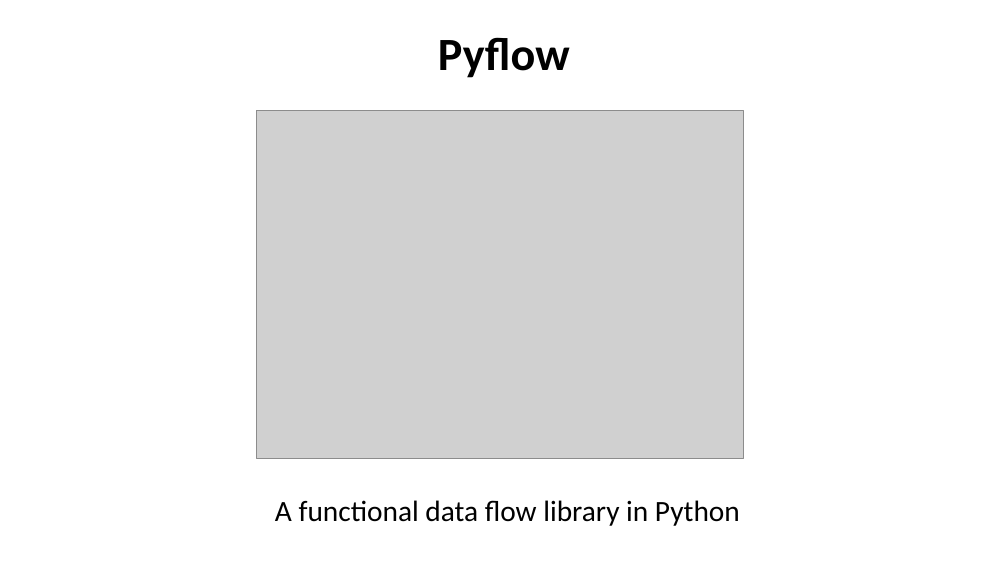
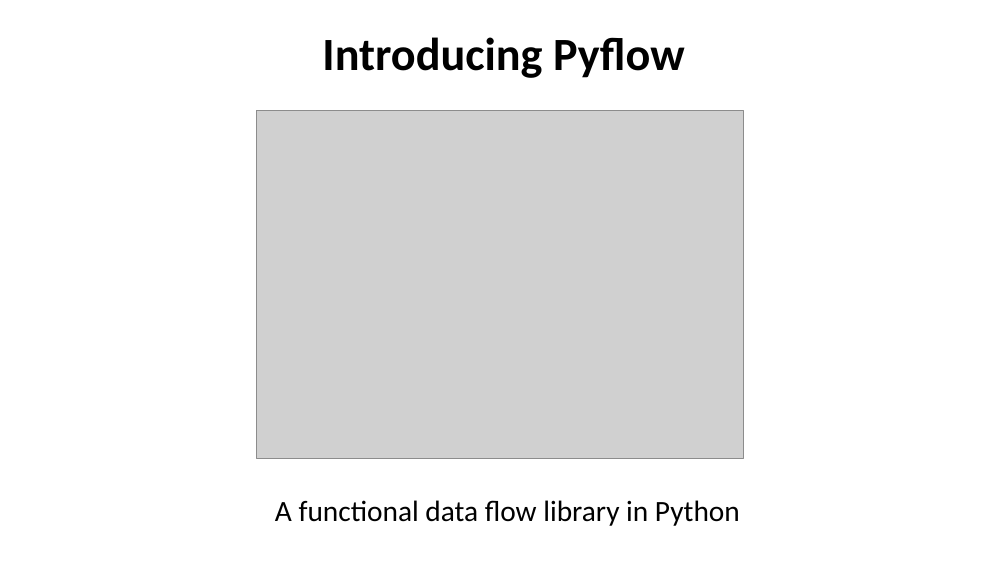
Before and after one commit to tengso/pyflow, a slide deck: slide 4 of flow/pyflow.ppt. Drawn at 1008x567 pixels with LibreOffice and Linux fonts; fonts in the diff are those of the drawing; grey boxes stand for pictures. Boxes give left, top, right and bottom in pixels: in the first picture for what was removed or moved away, otherwise in the second. Text is boxed around its words. In the diff, an @@ line names an element or a change of style, - is before the commit and + after.

```diff
--- a/flow/pyflow.ppt
+++ b/flow/pyflow.ppt
@@ title at bbox=[322, 37, 685, 78]: text changed @@
-Pyflow
+Introducing Pyflow
```
Also in this commit, not shown: 8 other slides changed, 1 slide added, 1 slide removed, 1 other file.
